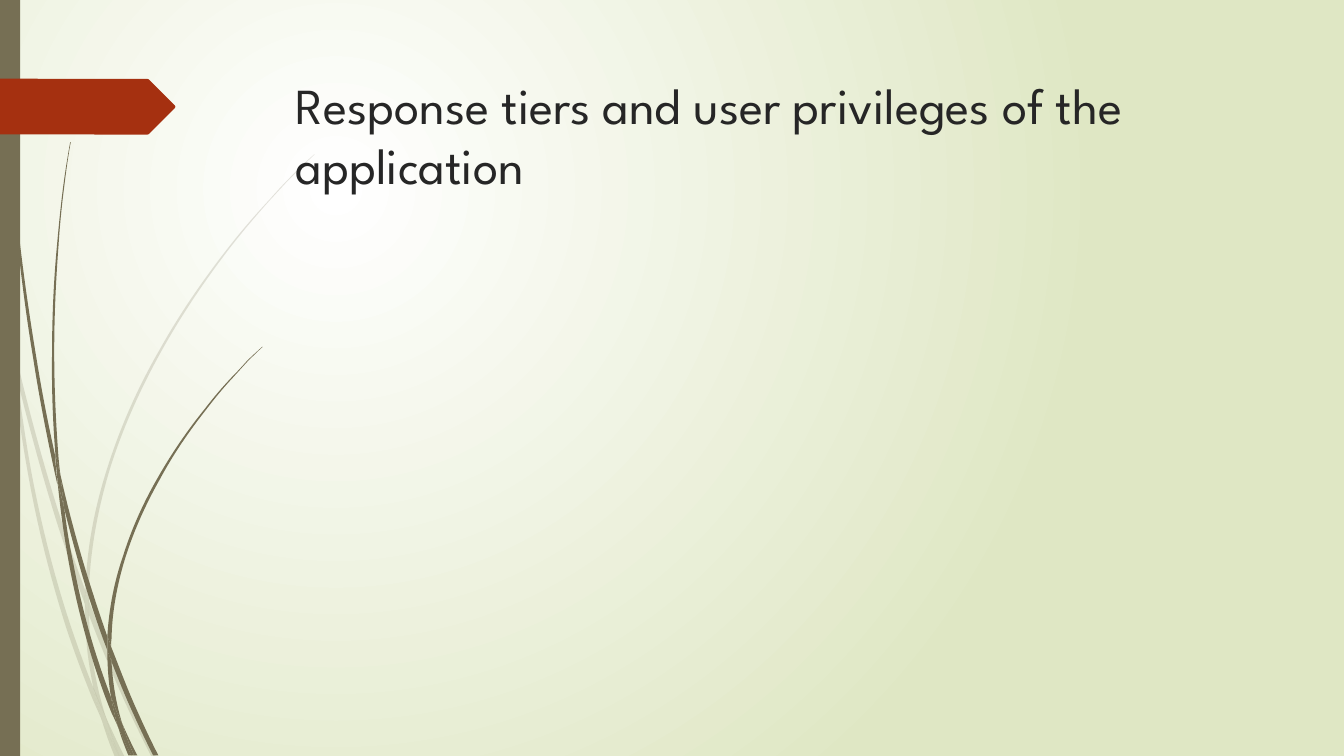
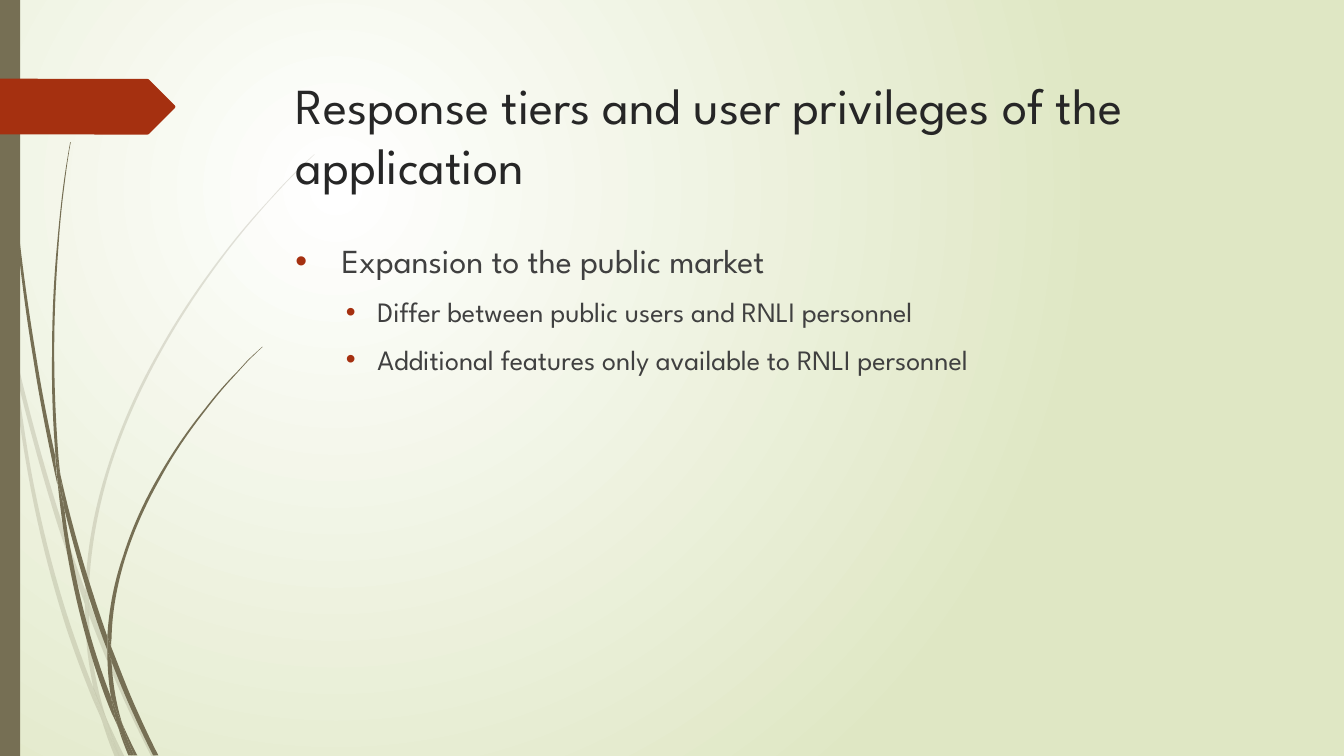
Before and after one commit to bournemouth17/team-5, a slide deck: slide 9 of RNLI.pptx. Drawn at 1344x756 pixels with LibreOffice and Linux fonts; fonts in the diff are those of the drawing. Boxes give left, top, right and bottom in pixels: in the first picture for what was removed or moved away, otherwise in the second. Text is boxed around its words. In the diff, an @@ line names an element or a change of style, - is before the commit and + after.

```diff
--- a/RNLI.pptx
+++ b/RNLI.pptx
@@ text added at (342,250,967,376), 20 pt, text #404040 @@
+• Expansion to the public market
+  • Differ between public users and RNLI personnel
+  • Additional features only available to RNLI personnel
```
Also in this commit, not shown: 9 other slides changed.
